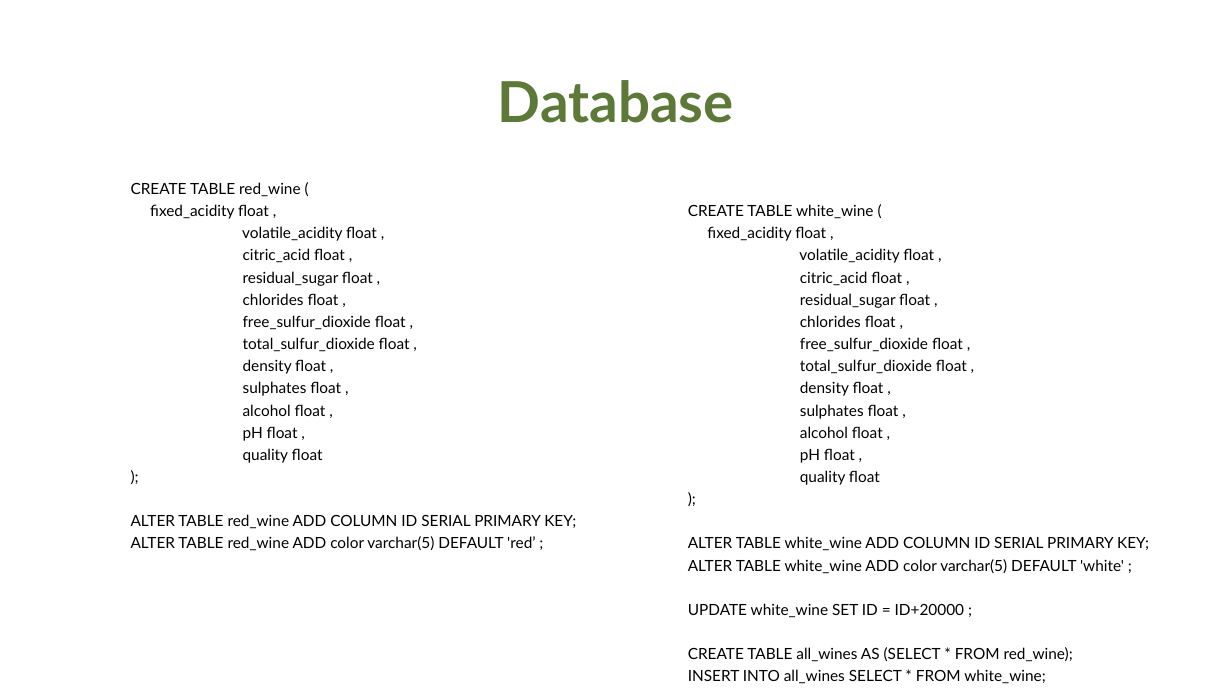
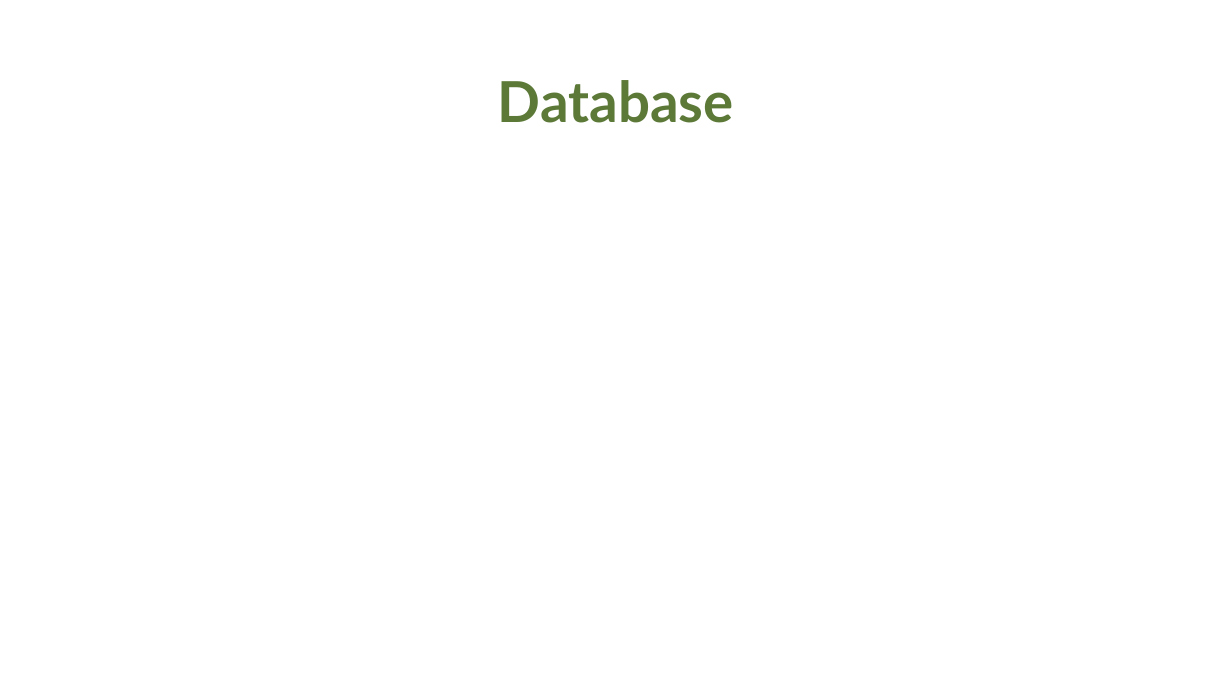
Before and after one commit to Qian8988/Final-Project-Team-7, a slide deck: slide 5 of FinalPresentation.pptx. Drawn at 1232x693 pixels with LibreOffice and Linux fonts; fonts in the diff are those of the drawing; background and template pictures are left out. Boxes give left, top, right and bottom in pixels: in the first picture for what was removed or moved away, otherwise in the second. Text is boxed around its words. In the diff, an @@ line names an element or a change of style, - is before the commit and + after.

```diff
--- a/FinalPresentation.pptx
+++ b/FinalPresentation.pptx
@@ text removed at [131, 182, 1149, 684] @@
-CREATE TABLE red_wine (
-fixed_acidity float ,
-volatile_acidity float ,
-citric_acid float ,
-residual_sugar float ,
-chlorides float ,
-free_sulfur_dioxide float ,
-total_sulfur_dioxide float ,
-density float ,
-sulphates float ,
-alcohol float ,
-pH float ,
-quality float
-);
-ALTER TABLE red_wine ADD COLUMN ID SERIAL PRIMARY KEY;
-ALTER TABLE red_wine ADD color varchar(5) DEFAULT 'red’ ;
-CREATE TABLE white_wine (
-fixed_acidity float ,
-volatile_acidity float ,
-citric_acid float ,
-residual_sugar float ,
-chlorides float ,
-free_sulfur_dioxide float ,
-total_sulfur_dioxide float ,
-density float ,
-sulphates float ,
-alcohol float ,
-pH float ,
-quality float
-);
-ALTER TABLE white_wine ADD COLUMN ID SERIAL PRIMARY KEY;
-ALTER TABLE white_wine ADD color varchar(5) DEFAULT 'white' ;
-UPDATE white_wine SET ID = ID+20000 ;
-CREATE TABLE all_wines AS (SELECT * FROM red_wine);
-INSERT INTO all_wines SELECT * FROM white_wine;
```
Also in this commit, not shown: 1 other slide changed, 1 other file.
